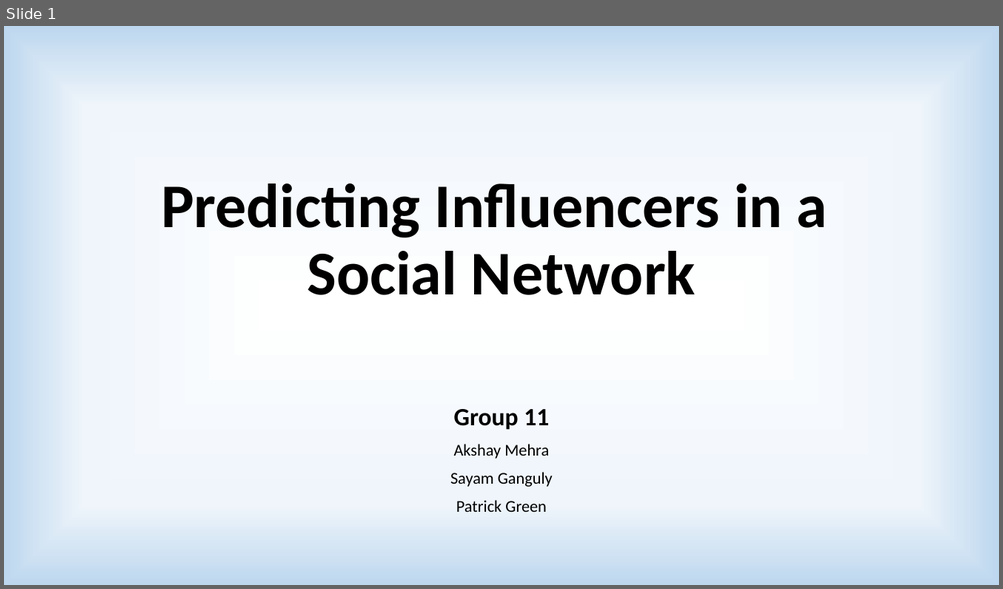
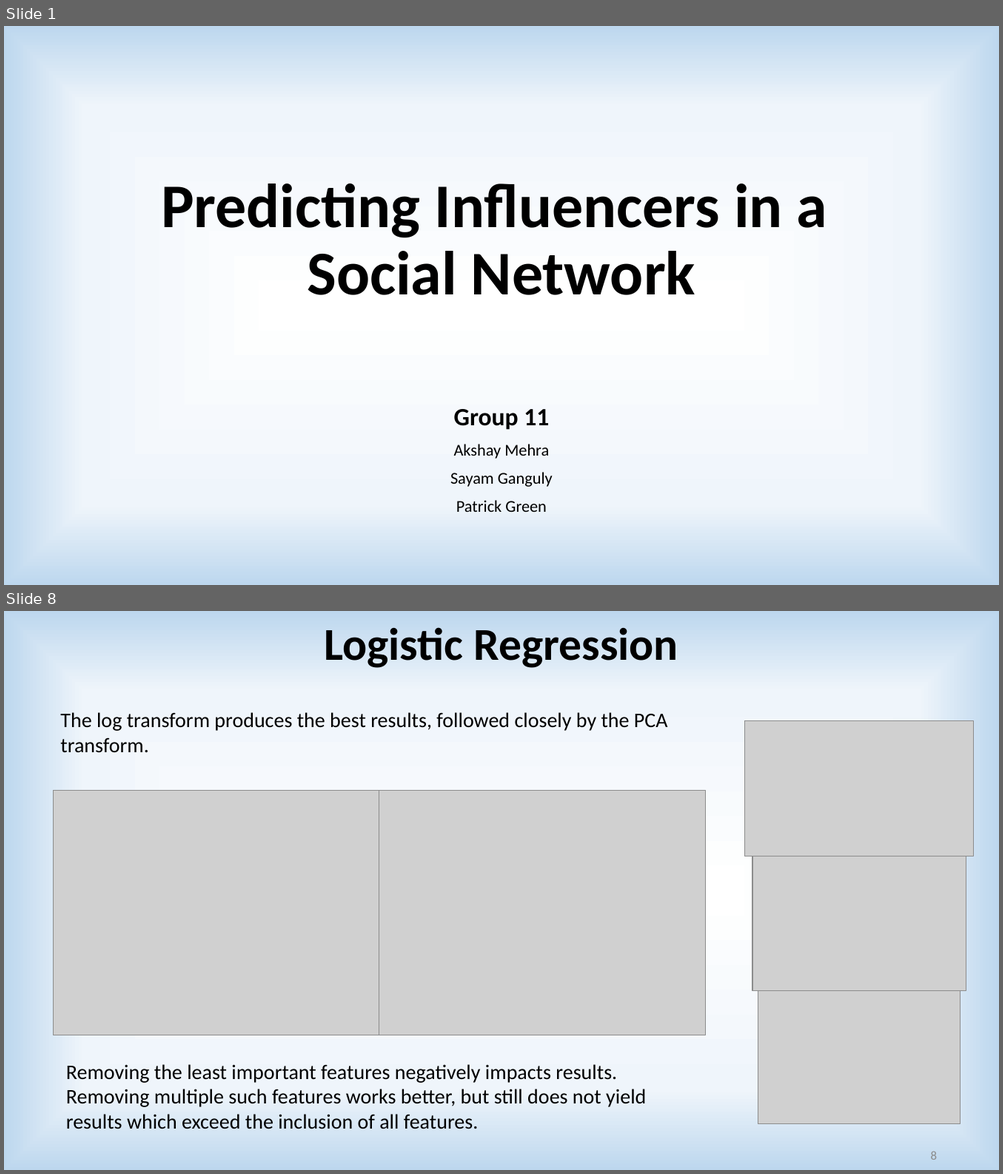
Before and after one commit to akshaymehra24/who-is-more-influential, a slide deck: Predicting Influencers in a Social Network.pptx. Shown one above the other, each under a label of ours: slide 1 before the commit, slides 1 and 8 after it; the slides between them are not shown. The pictures are 1003x589 and 1003x1174 pixels, drawn with LibreOffice and Linux fonts; fonts in the diff are those of the drawing; grey boxes stand for pictures. Boxes give left, top, right and bottom in pixels: in the first picture for what was removed or moved away, otherwise in the second. Text is boxed around its words. In the diff, an @@ line names an element or a change of style, - is before the commit and + after.

```diff
--- a/Predicting Influencers in a Social Network.pptx
+++ b/Predicting Influencers in a Social Network.pptx
@@ slide 8 added at box(4, 611, 999, 1170), background gradient #FFFFFF to #EFF5FB to #BDD7EE @@
@@ text added at box(324, 627, 677, 668), 44 pt, text #000000, bold @@
+Logistic Regression
@@ text added at box(60, 712, 668, 753), 20 pt, text #000000 @@
+The log transform produces the best results, followed closely by the PCA transform.
@@ picture added at box(745, 721, 973, 857) @@
@@ picture added at box(54, 790, 380, 1035) @@
@@ picture added at box(378, 790, 706, 1036) @@
@@ picture added at box(752, 848, 966, 991) @@
@@ picture added at box(757, 982, 960, 1125) @@
@@ text added at box(66, 1065, 646, 1130), 20 pt, text #000000 @@
+Removing the least important features negatively impacts results. Removing multiple such features works better, but still does not yield results which exceed the inclusion of all features.
@@ page number added at box(930, 1152, 936, 1160), 12 pt, text #8C8C8C @@
+8
```
Also in this commit, not shown: 6 slides changed, 7 other slides added, 10 slides removed, 13 other files.
